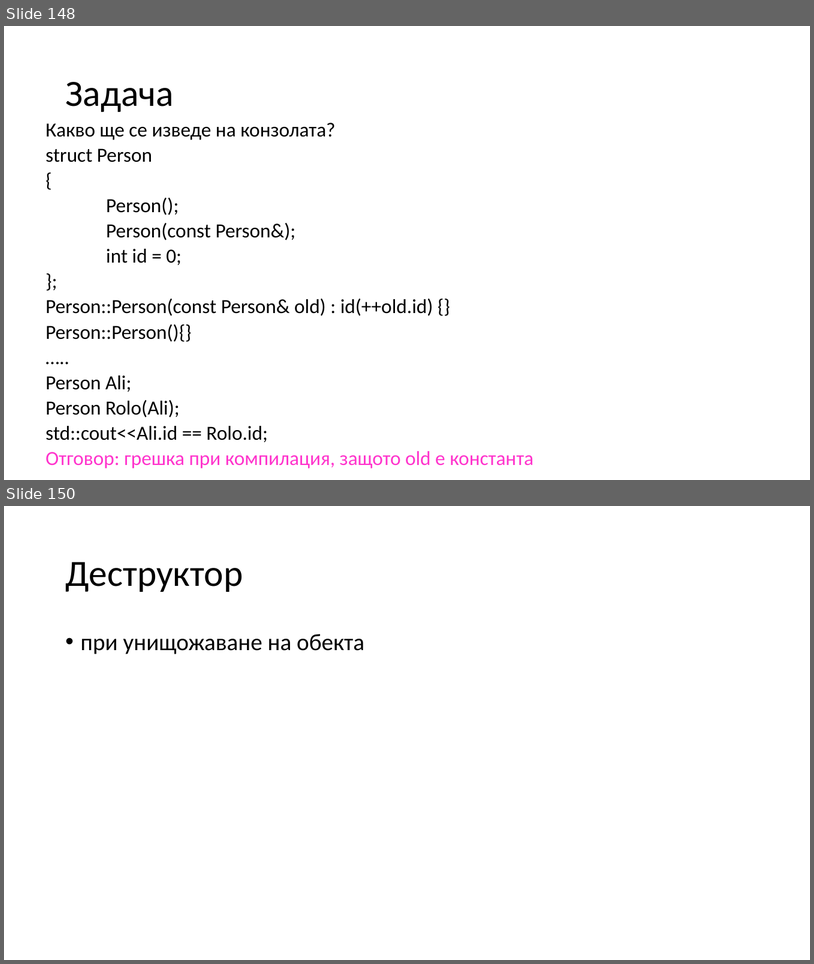
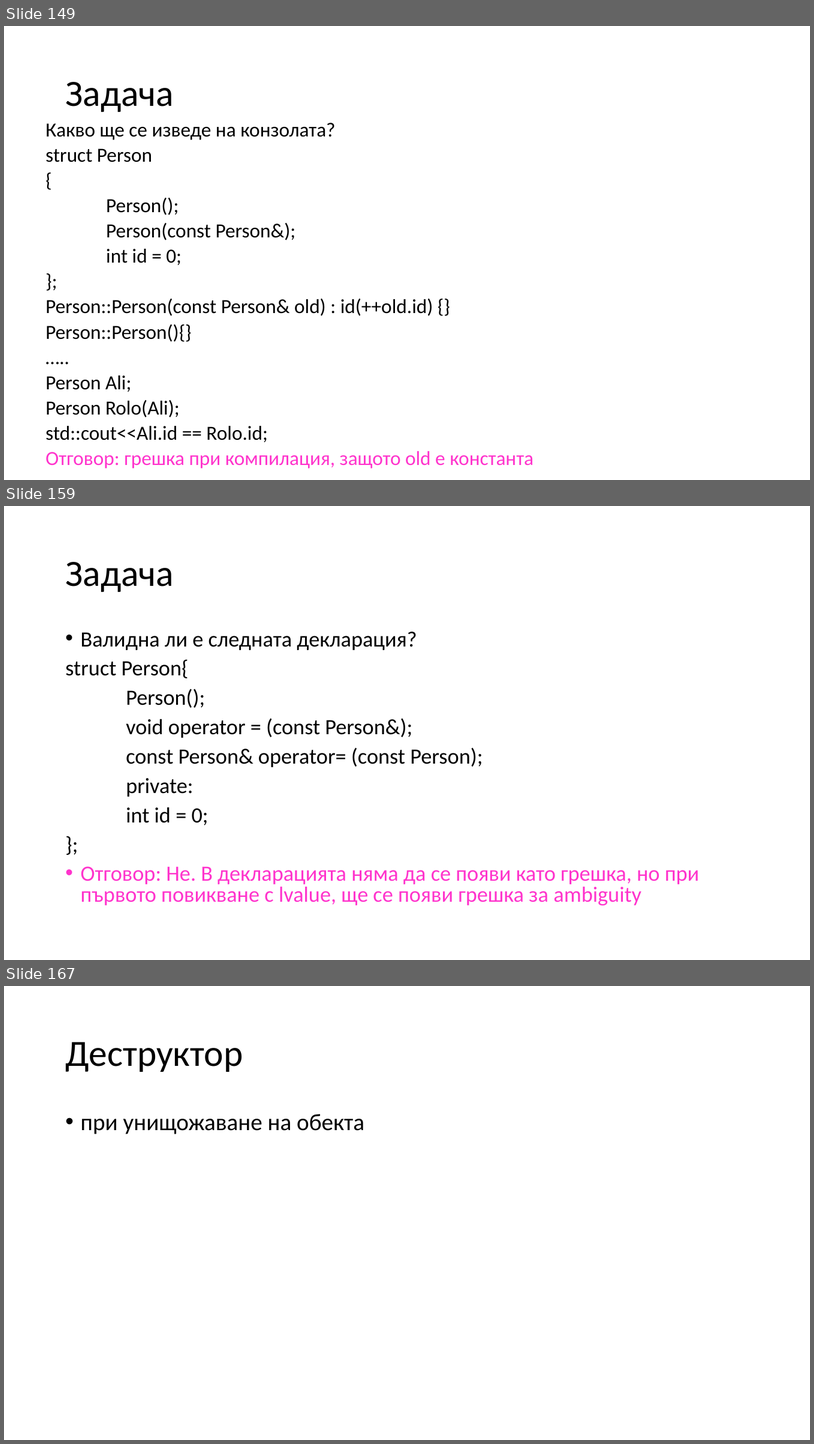
Before and after one commit to Mapmo/Uni-CPP, a slide deck: Object-Oriented Programming/Consultation1/Consultation1.pptx. Shown one above the other, each under a label of ours: slides 148 and 150 before the commit, slides 149, 159 and 167 after it; the slides between them are not shown. The pictures are 814x964 and 814x1444 pixels, drawn with LibreOffice and Linux fonts; fonts in the diff are those of the drawing. Boxes give left, top, right and bottom in pixels: in the first picture for what was removed or moved away, otherwise in the second. Text is boxed around its words. In the diff, an @@ line names an element or a change of style, - is before the commit and + after.

```diff
--- a/Object-Oriented Programming/Consultation1/Consultation1.pptx
+++ b/Object-Oriented Programming/Consultation1/Consultation1.pptx
@@ slide 159 added at (4, 506, 810, 960), background #FFFFFF @@
@@ title added at (65, 562, 174, 592), 44 pt, text #000000 @@
+Задача
@@ text added at (65, 631, 699, 906), 25.9 pt, text #000000 @@
+• Валидна ли е следната декларация?
+struct Person{
+Person();
+void operator = (const Person&);
+const Person& operator= (const Person);
+private:
+int id = 0;
+};
+• Отговор: Не. В декларацията няма да се появи като грешка, но при първото повикване с lvalue, ще се появи грешка за ambiguity
@@ what was slide 148 is now slide 149 @@
@@ what was slide 150 is now slide 167 @@
```
Also in this commit, not shown: 1 slide changed, 16 other slides added, 1 other file.
